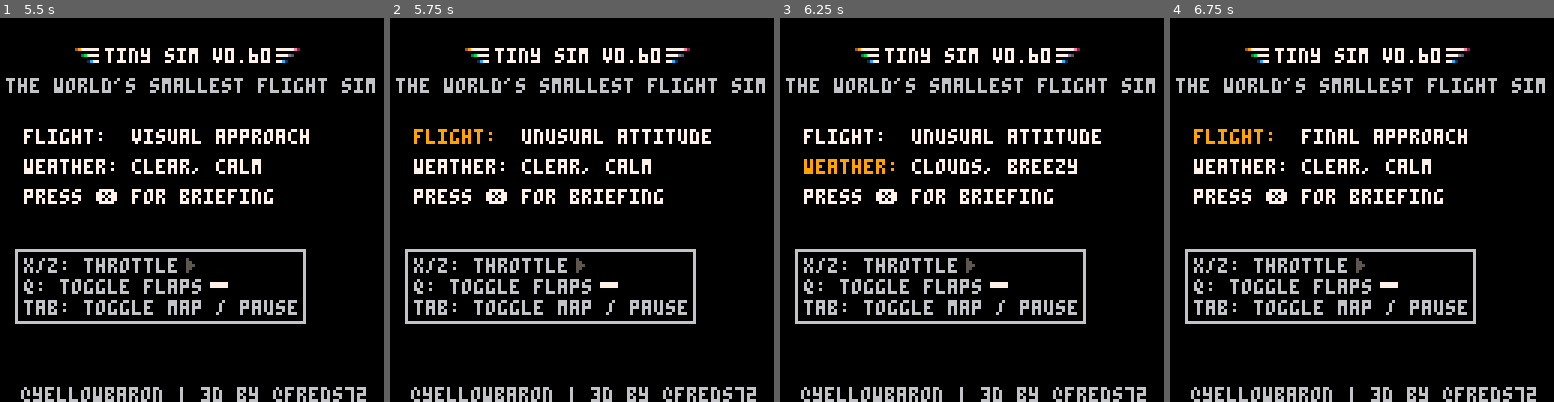
Above: before the commit, frames 1-4 (left to right).
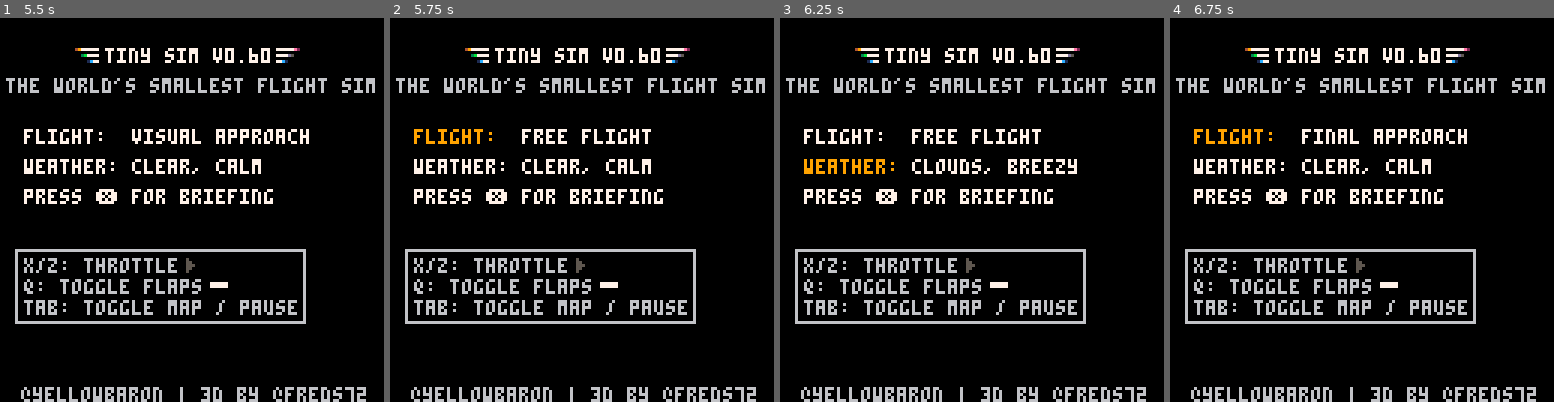
Above: after the commit, the same moments.

Repository: freds72/tiny_sim
Game: PICO-8 cartridge carts/tinysim.p8
Same seed, same stepped clock (60 frames per second), same inputs: the game is played once before the commit and once after it.
Inputs:
- Up to frame 1 (5.5 s): tap X (X key) at 0.33, 1.07, 1.85, 2.97, 4.08, 5.2 s; tap O (Z key) at 0.7, 1.7, 2.1, 2.5, 2.9, 3.3, 3.7, 4.1, 4.5, 4.9, 5.3 s; hold Right 1.6-2.1 s; hold Up 2.15-2.42 s; hold Right 2.47-3.03 s; hold Left 3.08-3.58 s; hold Down 3.63-3.97 s; hold Right 4.02-4.68 s; hold Up 4.73-5.03 s; hold Left from 5.08 s (still down)
- Up to frame 2 (5.75 s): release Left at 5.68 s; tap O (Z key) at 5.7 s; hold Down from 5.73 s (still down)
- Up to frame 3 (6.25 s): release Down at 6.03 s; hold Right from 6.08 s (still down); tap O (Z key) at 6.1 s
- Up to frame 4 (6.75 s): tap X (X key) at 6.32 s; tap O (Z key) at 6.5 s; release Right at 6.58 s; hold Right from 6.63 s (still down)

Frame 1 is identical in both runs. In frame 2, 0.7% of the frame differs, in the area x 34-84%, y 28-33%; in frame 3, 0.7%; in frame 4, nothing differs.

Commit message:
free flight scenario

Diff:
--- a/carts/tinysim.p8
+++ b/carts/tinysim.p8
@@ -10,7 +10,8 @@
  {"final approach",-408.89,230.77,85,1000,1,0,75,3,2,1},
  {"full approach",-222.22,461.54,313,3000,0,0,91,3,2,1},
  {"engine failure!",-244.44,261.54,50,3500,0,0,0,4,2,5},
- {"unusual attitude",-222.22,461.54,330,450,99,99,100,3,2,1}}
+ {"unusual attitude",-222.22,461.54,330,450,99,99,100,3,2,1},
+ {"free flight",-422.2,384.6,85,0,0,0,0,3,2,1}}
 
 --weather (name,wind,ceiling)
 local wx={
